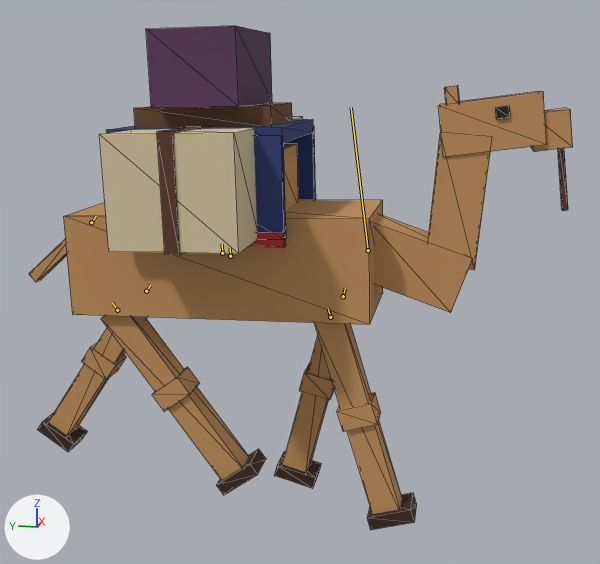
The glTF model assets/characters/camel.glb: old version first, new version second.
Both versions are drawn from a 50 mm lens placed at (-4.84, -1.4, 2.62), pointed at (0.04, -0.43, 1.4). The lights are fixed; the arrows at lower left show +X, +Y and +Z. The picture after the commit comes second. Both versions are drawn at frame 6 of the action 'Run'; the numbers are the values there. The bones that change, and the others that lie on the model, are drawn over the model as lines. Mesh edges are drawn as thin lines.

Names of what the first picture shows: 'Body', 'Cargo', 'Saddle'.
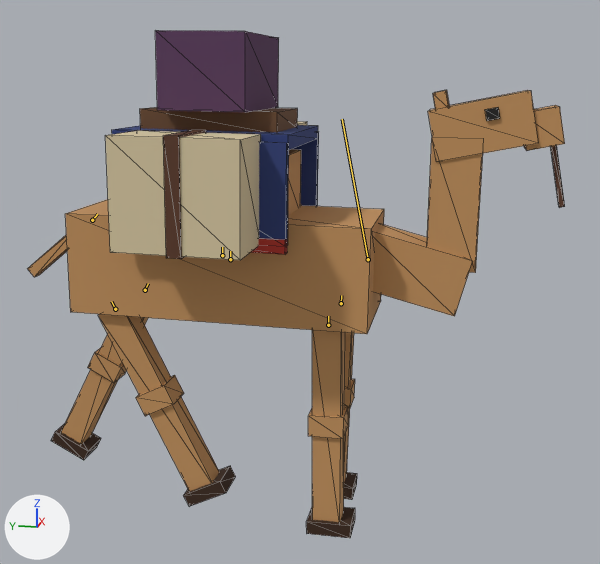
Scene script edits in JSON lines:
```json
{"block": "bone_body", "where": "bone_body = bpy.data.objects['Camel'].pose.bones['body']  # child of 'root'"}
{"op": "set", "path": "bone_body.location", "old": "(0.0, -0.049, 0.0)", "new": "(0.0, -0.07, 0.0)"}
{"op": "set", "path": "bone_body.rotation_quaternion", "old": "(1.0, -0.012, 0.0, 0.0)", "new": "(1.0, 0.008, 0.0, 0.0)", "note": "degrees (-1, 0, 0) -> degrees (1, 0, 0)"}
{"block": "bone_leg_bl", "where": "bone_leg_bl = bpy.data.objects['Camel'].pose.bones['leg_BL']  # child of 'body'"}
{"op": "set", "path": "bone_leg_bl.rotation_quaternion", "old": "(0.953, -0.302, 0.0, 0.0)", "new": "(0.973, -0.232, 0.0, 0.0)", "note": "degrees (-35, 0, 0) -> degrees (-27, 0, 0)"}
{"block": "bone_leg_br", "where": "bone_leg_br = bpy.data.objects['Camel'].pose.bones['leg_BR']  # child of 'body'"}
{"op": "set", "path": "bone_leg_br.rotation_quaternion", "old": "(0.953, 0.302, 0.0, 0.0)", "new": "(0.973, 0.232, 0.0, 0.0)", "note": "degrees (35, 0, 0) -> degrees (27, 0, 0)"}
{"block": "bone_leg_fl", "where": "bone_leg_fl = bpy.data.objects['Camel'].pose.bones['leg_FL']  # child of 'body'"}
{"op": "set", "path": "bone_leg_fl.rotation_quaternion", "old": "(0.991, -0.136, 0.0, 0.0)", "new": "(1.0, -0.01, 0.0, 0.0)", "note": "degrees (-16, 0, 0) -> degrees (-1, 0, 0)"}
{"block": "bone_leg_fr", "where": "bone_leg_fr = bpy.data.objects['Camel'].pose.bones['leg_FR']  # child of 'body'"}
{"op": "set", "path": "bone_leg_fr.rotation_quaternion", "old": "(0.991, 0.136, 0.0, 0.0)", "new": "(1.0, 0.01, 0.0, 0.0)", "note": "degrees (16, 0, 0) -> degrees (1, 0, 0)"}
{"block": "bone_neck", "where": "bone_neck = bpy.data.objects['Camel'].pose.bones['neck']  # child of 'body'"}
{"op": "set", "path": "bone_neck.rotation_quaternion", "old": "(0.998, -0.056, 0.0, 0.0)", "new": "(0.994, -0.109, 0.0, 0.0)", "note": "degrees (-6, 0, 0) -> degrees (-12, 0, 0)"}
```

Location of each change, [x1, y1, x2, y2] in pixels of the pictures (600 x 564 px):
```json
{"object": "Body", "change": "posed", "before": [29, 86, 573, 530], "after": [28, 90, 565, 538]}
{"object": "Cargo", "change": "posed", "before": [99, 26, 303, 255], "after": [105, 31, 307, 260]}
{"object": "Saddle", "change": "posed", "before": [106, 103, 568, 248], "after": [112, 107, 565, 254]}
{"bone": "body", "before": "(230, 256) to (230, 247)", "after": "(230, 259) to (230, 251)"}
{"bone": "leg_BL", "before": "(117, 310) to (112, 303)", "after": "(115, 309) to (111, 301)"}
{"bone": "leg_BR", "before": "(146, 291) to (150, 285)", "after": "(145, 290) to (148, 283)"}
{"bone": "leg_FL", "before": "(330, 317) to (328, 308)", "after": "(328, 325) to (328, 316)"}
{"bone": "leg_FR", "before": "(343, 296) to (345, 288)", "after": "(341, 303) to (341, 295)"}
{"bone": "neck", "before": "(368, 250) to (351, 107)", "after": "(368, 259) to (342, 119)"}
```
